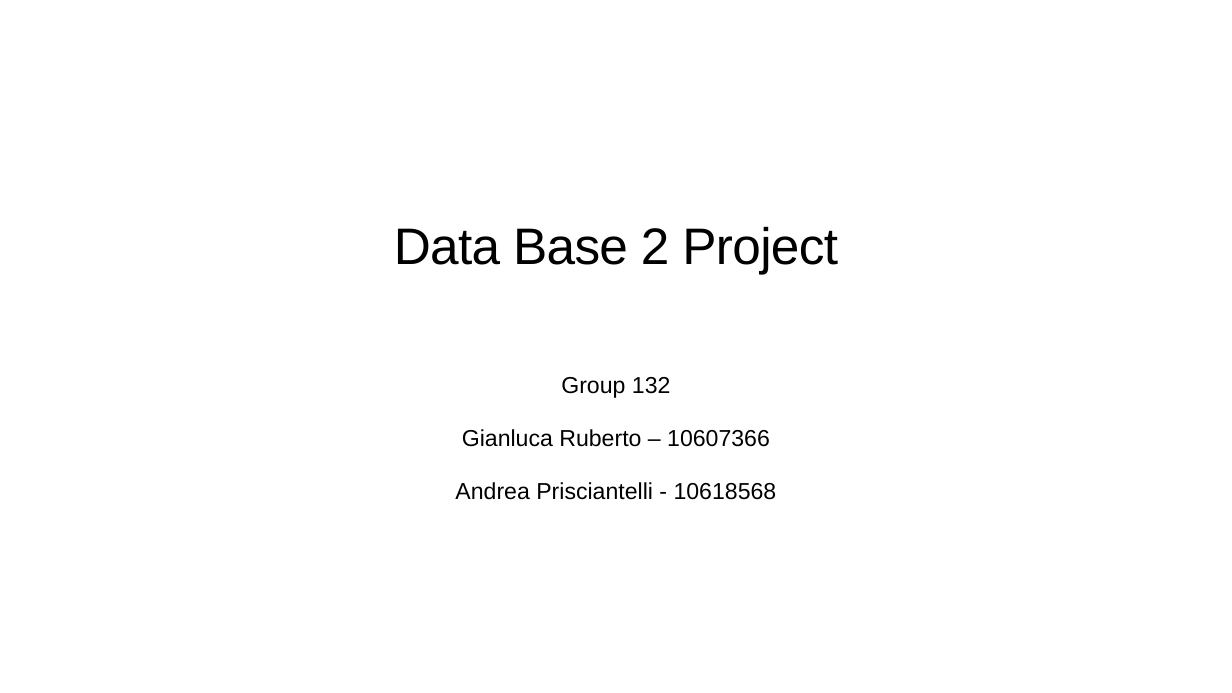
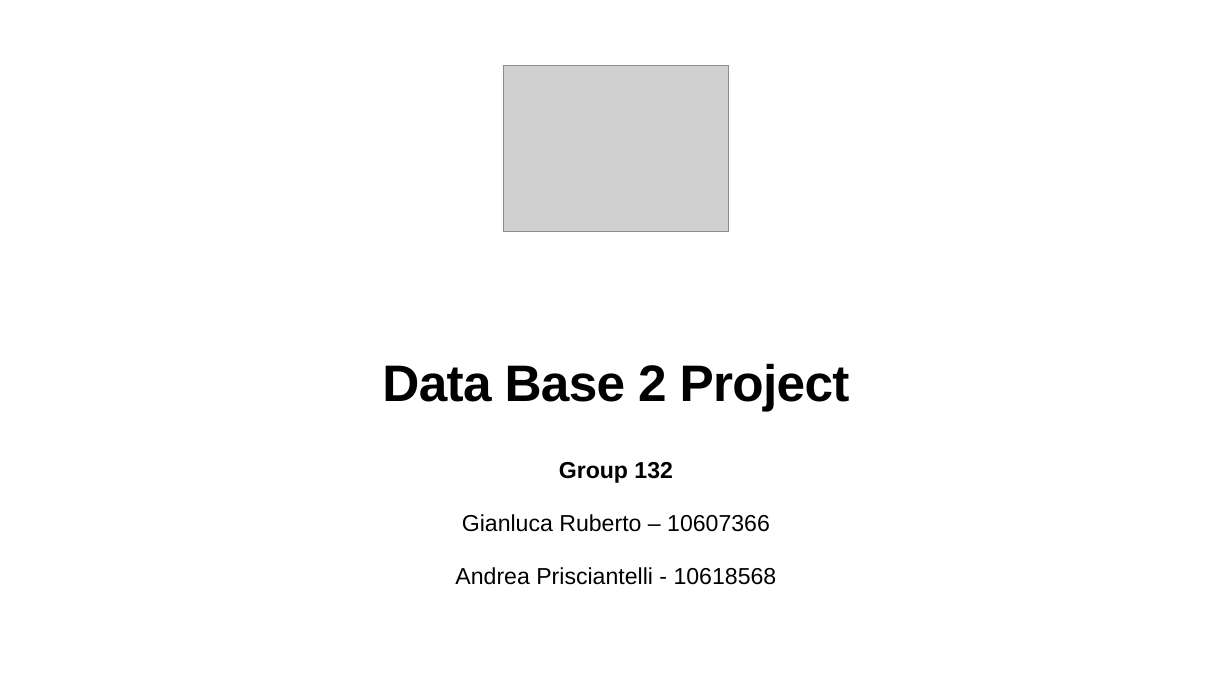
Before and after one commit to priscia99/databases-2-project, a slide deck: slide 1 of Deliverables/Report/Report.pptx. Drawn at 1232x693 pixels with LibreOffice and Linux fonts; fonts in the diff are those of the drawing; grey boxes stand for pictures. Boxes give left, top, right and bottom in pixels: in the first picture for what was removed or moved away, otherwise in the second. Text is boxed around its words. In the diff, an @@ line names an element or a change of style, - is before the commit and + after.

```diff
--- a/Deliverables/Report/Report.pptx
+++ b/Deliverables/Report/Report.pptx
@@ picture added at box(504, 66, 729, 231) @@
@@ title "Data Base 2 Project": place and size @@
-title "Data Base 2 Project" at box(394, 226, 838, 275)
+title "Data Base 2 Project" at box(382, 363, 850, 411)
@@ title "Data Base 2 Project" at box(382, 363, 850, 411): bold on @@
@@ subtitle "Group 132": place and size @@
-subtitle "Group 132" at box(455, 377, 777, 500)
+subtitle "Group 132" at box(455, 462, 777, 585)
@@ subtitle at box(559, 462, 673, 483): bold on in "Group 132" @@
```
Also in this commit, not shown: 28 other slides changed, 6 other files.
